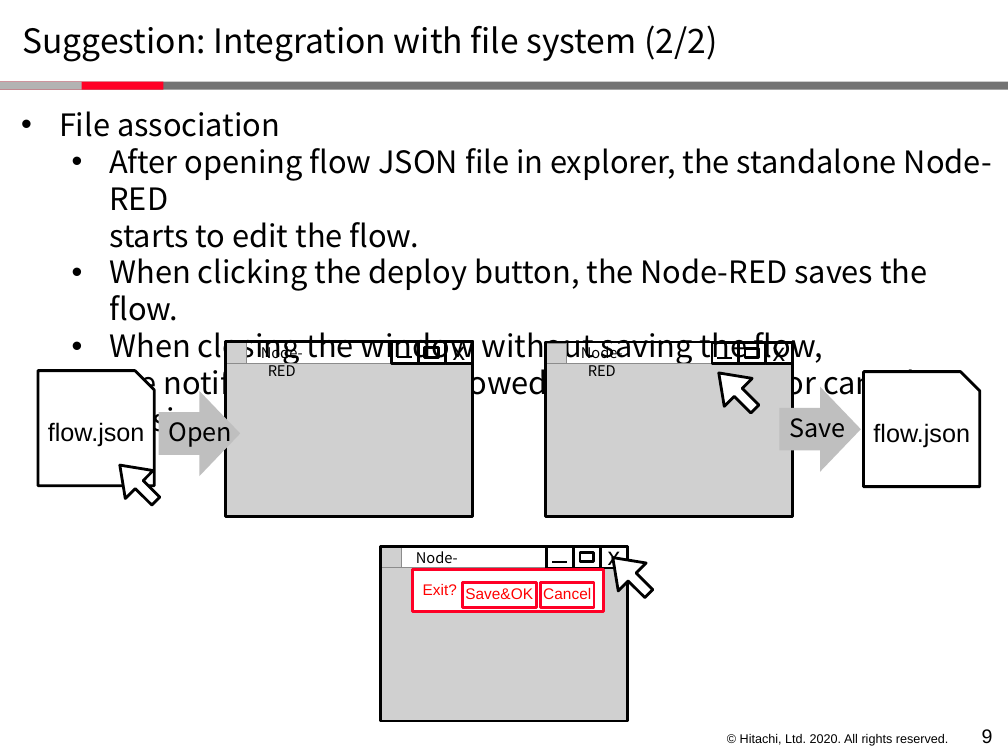
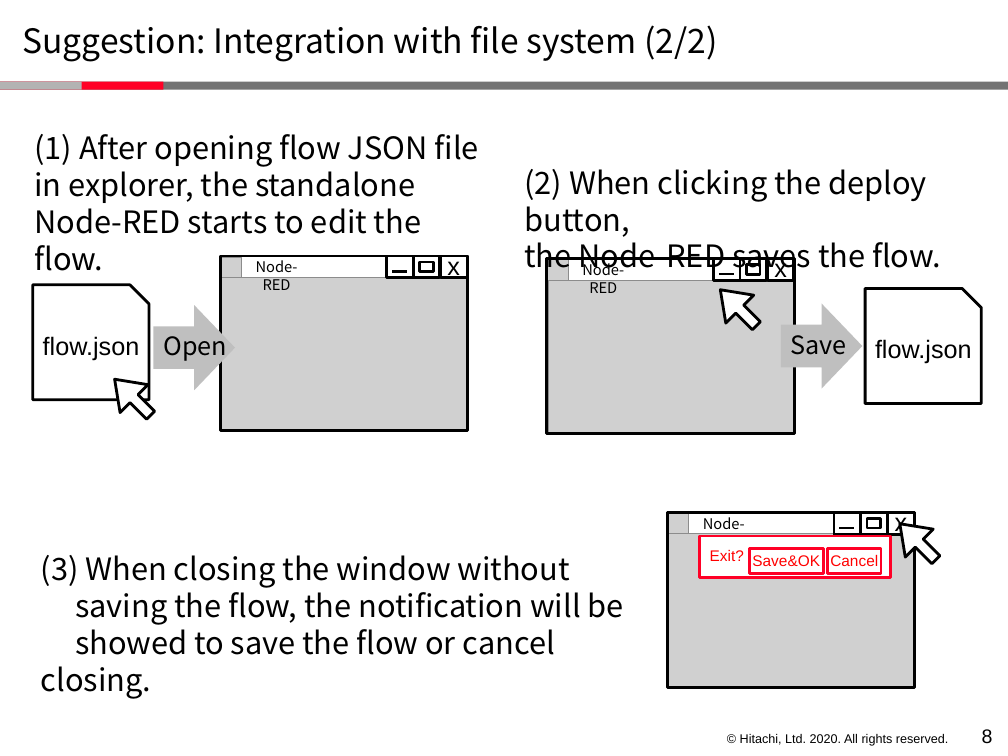
Before and after one commit to node-red-hitachi/node-red-notes, a slide deck: slide 9 of Teleconference/20200428/01-standalone_nodered.pptx (slide 10 before the commit). Drawn at 1008x756 pixels with LibreOffice and Linux fonts; fonts in the diff are those of the drawing; grey boxes stand for pictures; background and template pictures are left out. Boxes give left, top, right and bottom in pixels: in the first picture for what was removed or moved away, otherwise in the second. Text is boxed around its words. In the diff, an @@ line names an element or a change of style, - is before the commit and + after.

```diff
--- a/Teleconference/20200428/01-standalone_nodered.pptx
+++ b/Teleconference/20200428/01-standalone_nodered.pptx
@@ text at box(34, 134, 479, 234): text changed @@
-• File association
-  • After opening flow JSON file in explorer, the standalone Node-RED
-    starts to edit the flow.
-  • When clicking the deploy button, the Node-RED saves the flow.
-  • When closing the window without saving the flow,
-    the notification will be showed to save the flow or cancel closing.
+  (1) After opening flow JSON file in explorer, the standalone
+  Node-RED starts to edit the flow.
@@ text added at box(524, 169, 941, 276), 22 pt, text #000000 @@
+  (2) When clicking the deploy button,
+  the Node-RED saves the flow.
@@ 5 rectangles, 2 pictures, 1 text, 1 snip rect, 1 right arrow, 1 up arrow, 1 line: place and size @@
-5 rectangles, 2 pictures, 1 text, 1 snip rect, 1 right arrow, 1 up arrow, 1 line at box(38, 342, 473, 516)
+5 rectangles, 2 pictures, 1 text, 1 snip rect, 1 right arrow, 1 up arrow, 1 line at box(33, 256, 468, 430)
@@ 5 rectangles, 2 pictures, 1 text, 1 snip rect, 1 right arrow, 1 up arrow, 1 line: place and size @@
-5 rectangles, 2 pictures, 1 text, 1 snip rect, 1 right arrow, 1 up arrow, 1 line at box(545, 342, 980, 517)
+5 rectangles, 2 pictures, 1 text, 1 snip rect, 1 right arrow, 1 up arrow, 1 line at box(547, 259, 981, 433)
@@ 2 rectangles, 1 up arrow, 1 line: place and size @@
-2 rectangles, 1 up arrow, 1 line at box(412, 544, 663, 611)
+2 rectangles, 1 up arrow, 1 line at box(700, 510, 950, 578)
@@ 6 rectangles, 2 pictures, 1 text: place and size @@
-6 rectangles, 2 pictures, 1 text at box(380, 546, 628, 721)
+6 rectangles, 2 pictures, 1 text at box(667, 513, 914, 687)
@@ text added at box(41, 555, 624, 655), 22 pt, text #000000 @@
+  (3) When closing the window without
+  saving the flow, the notification will be
+  showed to save the flow or cancel closing.
@@ page number at box(982, 729, 993, 744): text changed @@
-9
+8
```
Also in this commit, not shown: 4 other slides changed, 1 slide removed.
